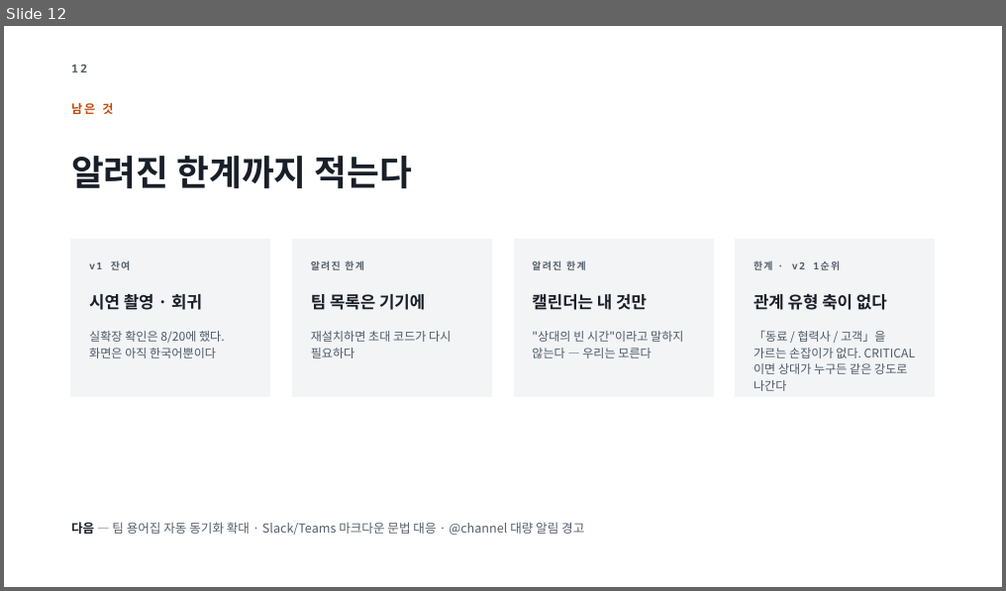
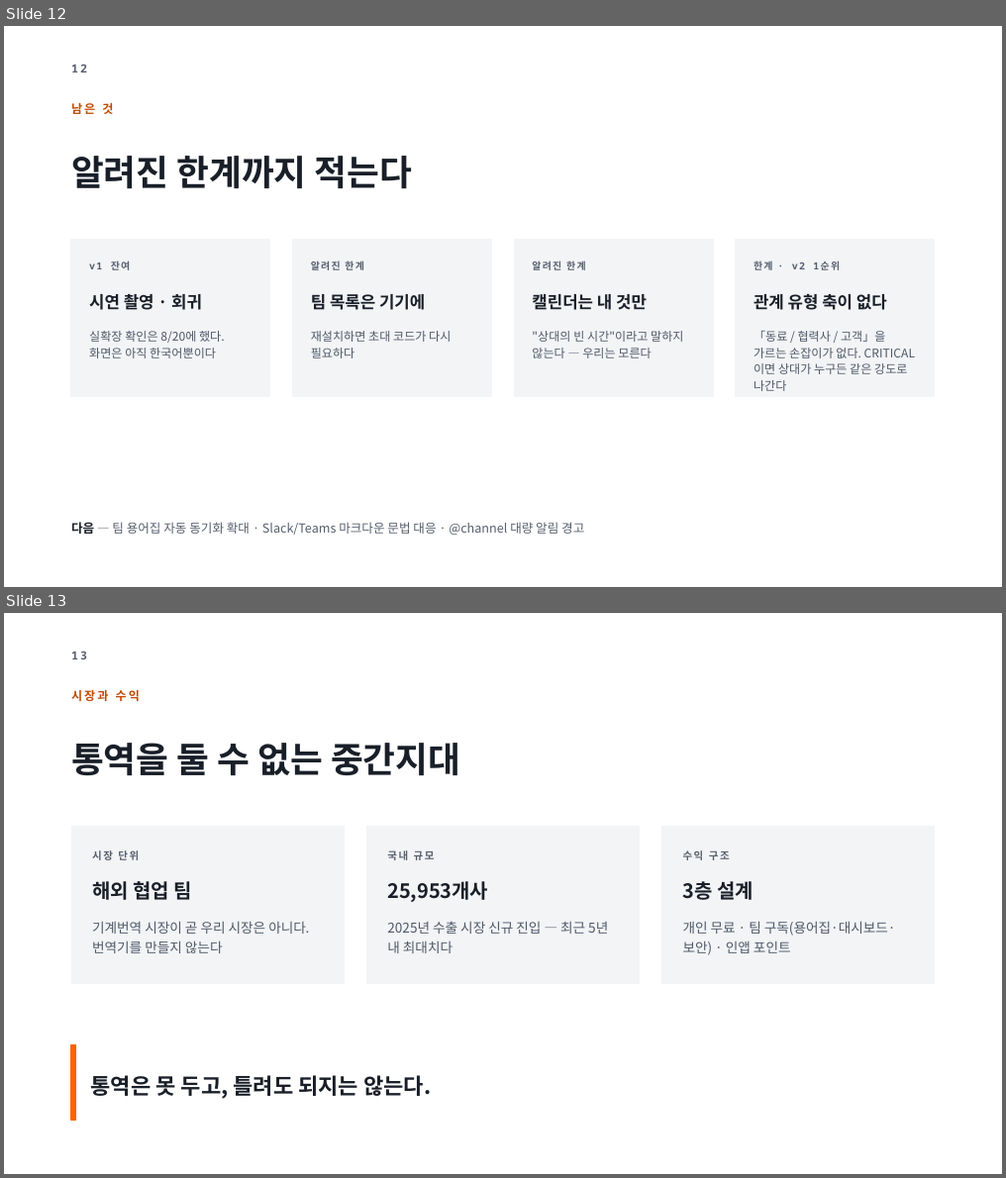
Before and after one commit to ssong2332/sai, a slide deck: docs/PitchDeck.pptx. Shown one above the other, each under a label of ours: slide 12 before the commit, slides 12 and 13 after it. The pictures are 1006x591 and 1006x1178 pixels, drawn with LibreOffice and Linux fonts; fonts in the diff are those of the drawing. Boxes give left, top, right and bottom in pixels: in the first picture for what was removed or moved away, otherwise in the second. Text is boxed around its words. In the diff, an @@ line names an element or a change of style, - is before the commit and + after.

```diff
--- a/docs/PitchDeck.pptx
+++ b/docs/PitchDeck.pptx
@@ slide 13 added at (4, 613, 1002, 1174), background #FFFFFF @@
@@ text added at (71, 651, 87, 660), 11 pt, text #565F6D, bold @@
+13
@@ text added at (71, 690, 140, 701), 11.5 pt, text #BF4900, bold @@
+시장과 수익
@@ text added at (71, 743, 460, 775), 34 pt, text #191F28, bold @@
+통역을 둘 수 없는 중간지대
@@ rectangle added at (71, 827, 344, 983), fill #F2F4F6, outline #F2F4F6 1 pt @@
@@ rectangle added at (366, 827, 639, 983), fill #F2F4F6, outline #F2F4F6 1 pt @@
@@ rectangle added at (662, 827, 935, 983), fill #F2F4F6, outline #F2F4F6 1 pt @@
@@ text added at (92, 851, 139, 861), 10 pt, text #565F6D, bold @@
+시장 단위
@@ text added at (387, 851, 435, 861), 10 pt, text #565F6D, bold @@
+국내 규모
@@ text added at (683, 851, 730, 861), 10 pt, text #565F6D, bold @@
+수익 구조
@@ text added at (92, 881, 191, 900), 19 pt, text #191F28, bold @@
+해외 협업 팀
@@ text added at (387, 881, 488, 902), 19 pt, text #191F28, bold @@
+25,953개사
@@ text added at (683, 881, 753, 900), 19 pt, text #191F28, bold @@
+3층 설계
@@ text added at (92, 921, 309, 954), 13 pt, text #4E5968 @@
+기계번역 시장이 곧 우리 시장은 아니다. 번역기를 만들지 않는다
@@ text added at (387, 921, 608, 954), 13 pt, text #4E5968 @@
+2025년 수출 시장 신규 진입 — 최근 5년 내 최대치다
@@ text added at (683, 921, 896, 956), 13 pt, text #4E5968 @@
+개인 무료 · 팀 구독(용어집·대시보드·보안) · 인앱 포인트
@@ rectangle added at (71, 1046, 76, 1121), fill #FF6100, outline #FF6100 1 pt @@
@@ text added at (91, 1075, 431, 1099), 21 pt, text #191F28, bold @@
+통역은 못 두고, 틀려도 되지는 않는다.
```
Also in this commit, not shown: 2 slides changed, 1 other slide added, 2 other files.
